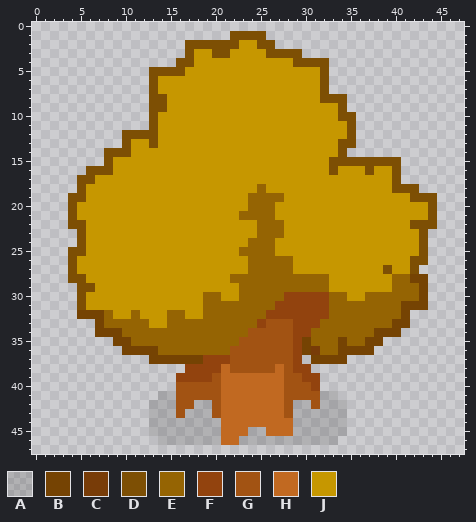
Pixel-art sprite -- Roguelike_unity/Assets/Art/Environment/Tree_2.png. The picture above was drawn from the file before the commit.
The file is 48x48 pixels.
Palette (. is transparent): A #00000023  B #754303  C #783c08  D #7d4f04  E #956403  F #92430e  G #a25313  H #c16921  J #c69700
New version:
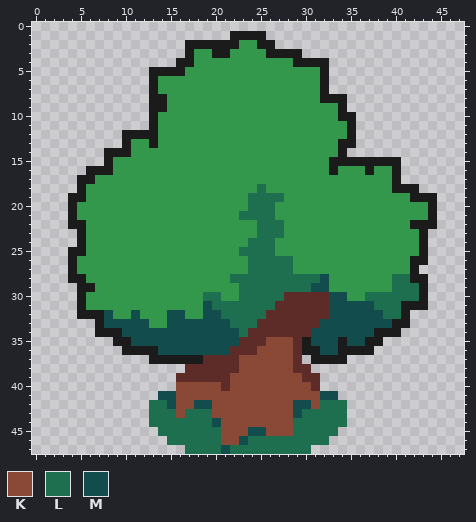
Colours new in this view: K #8a4836  L #1e6f50  M #134c4c
What changed:
colour D: #7d4f04 -> #1b1b1b
colour F: #92430e -> #5d2c28
colour J: #c69700 -> #33984b
y 18: x 25 E -> L
y 19: x 24..27 EEEE -> LLLL
y 20: x 24..26 EEE -> LLL
y 21: x 23..26 EEEE -> LLLL
y 22..23: x 25..27 EEE -> LLL
y 24: x 24..26 EEE -> LLL
y 25: x 23..26 EEEE -> LLLL
y 26: x 24..28 EEEEE -> LLLLL
y 27: x 24..28 EEEEE -> LLLLL; x 39 D -> J
y 28: x 22..32 EEEEEEEEEEE -> LLLLLLLLLLM; x 40..43 EEBB -> LLDD
y 29: x 23..32 EEEEEEEEEE -> LLLLLLLLMM; x 40..43 EEEB -> LLLD
y 30: x 19..20 EE -> LL; x 23..27 EEEEE -> LLLLL; x 33..34 EE -> MM; x 37..43 EEEEEEB -> LLLLLLD
y 31: x 19..26 EEEEEEEE -> MLLLLLLL; x 33..43 EEEEEEEEBBB -> MMMMMLLLDDD
y 32: x 5..8 BBBE -> DDDM; x 11 E -> M; x 15..16 EE -> MM; x 19..25 EEEEEEE -> MMLLLLL; x 33..41 EEEEEEEEB -> MMMMMMLLD
y 33: x 7..12 BEEEEE -> DMMMMM; x 15..24 EEEEEEEEEE -> MMMMMMMLLL; x 26..28 GGG -> FFF; x 32..41 EEEEEEEEBB -> MMMMMMMMDD
y 34: x 7..28 BBBEEEEEEEEEEEEEEGGGGG -> DDDMMMMMMMMMMMMMLFFFFF; x 31..40 EEEEEEEBBB -> MMMMMMMDDD
y 35: x 9..28 BBEEEEEEEEEEEEGGGGGG -> DDMMMMMMMMMMMMFFFKKK; x 30..38 BEEEBEEBB -> DMMMDMMDD
y 36: x 10..28 BBBBEEEEEEEEGGGGGGG -> DDDDMMMMMMMMFFFKKKK; x 30..37 BCEEBBBB -> DDMMDDDD
y 37: x 13..18 BBBBBB -> DDDDDD; x 22..28 GGGGGGG -> FKKKKKK; x 31..34 BBBB -> DDDD
y 38: x 21..28 HGGGGGHG -> FFKKKKKK
y 39: x 20..29 GHHHHHHHGG -> FFKKKKKKKK
y 40: x 16..30 GGGGGHHHHHHHGGG -> KKKKKFKKKKKKKKK
y 41: x 14..33 AAGGGGGHHHHHHHGGGGAA -> MMKKKKKKKKKKKKKKKKMM
y 42: x 13..34 AAAGGAAGHHHHHHHGAAGAAA -> LLMKKMMKKKKKKKKKMMKLLL
y 43: x 13..34 AAAGAAAGHHHHHHHGAAAAAA -> LLLKLLLKKKKKKKKKMLLLLL
y 44: x 13..34 AAAAAAAAHHHHHHHHAAAAAA -> LLLLLLLMKKKKKKKKLLLLLL
y 45: x 13..34 AAAAAAAAHHHAAHHHAAAAAA -> .LLLLLLLKKKMMKKKLLLLL.
y 46: x 14..33 AAAAAAAHHAAAAAAAAAAA -> .LLLLLLKKMLLLLLLLLL.
y 47: x 17..30 .............. -> LLLLMLLLLLLLLL
Boxes around the changes in both pictures, in picture pixels (x1, y1, x2, y2):
changed: (68, 31, 437, 454)
